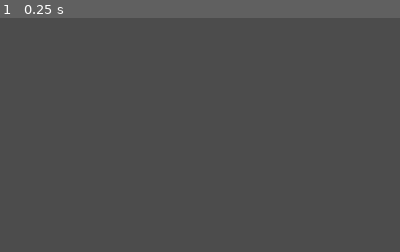
Above: before the commit, frame 1.
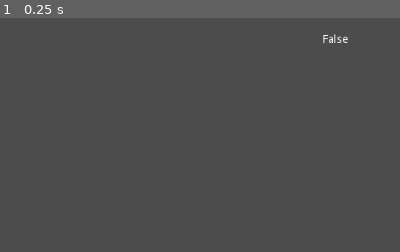
Above: after the commit, the same moment.

Repository: Athakaspen/ResGraph
Game: Godot game, scene res://Scenes/GraphMaker.tscn
Two runs of this game, one before a commit and one after it. Both use one fixed random seed, a clock stepped at 60 frames per second and the inputs below.
Inputs:
- Up to frame 1 (0.25 s): no input
The pictures show only the part of the screen within x 50-100%, y 0-50%; the shares and areas given below are measured in that part.

The runs differ from the first frame. In frame 1, 0.1% of the frame differs, in the area x 80-87%, y 6-11%.

Commit message:
feature complete?

Diff:
--- a/Scenes/Arrow.tscn
+++ b/Scenes/Arrow.tscn
@@ -5,7 +5,7 @@
 [ext_resource path="res://Sprites/ArrowLine-solid.png" type="Texture" id=3]
 [ext_resource path="res://Sprites/ArrowLine-dashed.png" type="Texture" id=4]
 
-[node name="Node2D" type="Node2D"]
+[node name="Arrow" type="Node2D"]
 script = ExtResource( 2 )
 
 [node name="line-dashed" type="Sprite" parent="."]
--- a/Scenes/GraphMaker.tscn
+++ b/Scenes/GraphMaker.tscn
@@ -62,6 +62,21 @@
 margin_bottom = 565.721
 text = "Build Mode: Normal"
 script = ExtResource( 7 )
+__meta__ = {
+"_edit_use_anchors_": false
+}
+
+[node name="loop" type="Label" parent="UI"]
+anchor_top = 1.0
+anchor_bottom = 1.0
+margin_left = 924.785
+margin_top = 21.209
+margin_right = 995.785
+margin_bottom = 52.209
+text = "False"
+__meta__ = {
+"_edit_use_anchors_": false
+}
 
 [node name="ToggleButton" type="Button" parent="UI"]
 margin_left = 844.091
--- a/Scenes/GraphNode.tscn
+++ b/Scenes/GraphNode.tscn
@@ -7,7 +7,7 @@
 [sub_resource type="CircleShape2D" id=1]
 radius = 34.0
 
-[node name="Node2D" type="Node2D"]
+[node name="GraphNode" type="Node2D"]
 script = ExtResource( 2 )
 
 [node name="Area2D" type="Area2D" parent="."]
--- a/Scenes/PanelGrab.gd
+++ b/Scenes/PanelGrab.gd
@@ -12,18 +12,21 @@
 func _ready():
 	pass # Replace with function body.
 
-
+var wait=0
 # Called every frame. 'delta' is the elapsed time since the previous frame.
-#func _process(delta):
-#	pass
+func _process(delta):
+	wait = clamp(wait-1, 0, 100)
 
 
 
 func _on_self_gui_input(event):
-	if Input.is_action_just_pressed("click") and $"/root/Graph".mode=="build_normal":
+	if Input.is_action_just_pressed("click") \
+	and $"/root/Graph".mode=="build_normal"  \
+	and wait == 0:
 		var node = Node_res.instance()
 		node.type = type
 		node.position = get_global_mouse_position()
 		node.selected = true
 		node._on_Area2D_mouse_entered()
 		$"/root/Graph/Nodes".add_child(node)
+		wait=20
--- a/Scenes/ToggleButton.gd
+++ b/Scenes/ToggleButton.gd
@@ -20,8 +20,8 @@
 func _on_ToggleButton_pressed():
 	match($"/root/Graph".mode):
 		"build_normal", "build_arrow":
-			$"/root/Graph".mode="simulate"
+			$"/root/Graph".switch_to_sim()
 			text = "Build"
 		"simulate":
-			$"/root/Graph".mode="build_normal"
+			$"/root/Graph".switch_to_build()
 			text = "Simulate"
--- a/Scripts/Arrow.gd
+++ b/Scripts/Arrow.gd
@@ -34,7 +34,7 @@
 			$"head-in".visible = false
 			$"head-out".visible = true
 			$"head-out".modulate = Color(1,1,1)
-		"allocation":
+		"allocated":
 			line = $"line-solid"
 			$"line-dashed".visible = false
 			$"line-solid".visible = true
@@ -61,7 +61,7 @@
 
 	if is_red:
 		$"line-solid".modulate = Color(1,0,0)
-		$"line-dashed".modulate = Color(1,0,0)
+		#$"line-dashed".modulate = Color(1,0,0)
 		$"head-out".modulate = Color(1,0,0)
 		$"head-in".modulate = Color(1,0,0)
 
--- a/Scripts/GraphMaker.gd
+++ b/Scripts/GraphMaker.gd
@@ -8,12 +8,15 @@
 var arrow_res = preload("res://Scenes/Arrow.tscn")
 
 var ArrowConnections := {}
+# arrow1 : ["node1", "node2", "0", "allowed"]
 
 var making_arrow:=false
 var new_arrow:Node2D
 var new_arrow_origin:String
 
 var mode = "build_normal"
+
+var cur_deadlock_start = "NONE"
 
 # Called when the node enters the scene tree for the first time.
 func _ready():
@@ -48,6 +51,22 @@
 					break
 			destroy_new_arrow()
 
+	if mode=="simulate":
+		if Input.is_action_just_pressed("click"):
+			#print("click")
+			for node in $Nodes.get_children():
+				#print("node")
+				if node.hover==true and node.type=="process":
+					#print("hover")
+					start_new_arrow(node)
+					break
+
+		if Input.is_action_just_released("click"):
+			for node in $Nodes.get_children():
+				if node.hover==true and node.type=="resource":
+					make_request(node)
+					break
+			destroy_new_arrow()
 
 # Called every frame. 'delta' is the elapsed time since the previous frame.
 func _process(delta):
@@ -58,6 +77,14 @@
 		get_node("Arrows/"+arrowName).mode = ArrowConnections[arrowName][3]
 	if mode == "build_normal" and new_arrow != null:
 		destroy_new_arrow()
+
+func switch_to_sim():
+	mode = "simulate"
+
+func switch_to_build():
+	mode = "build_normal"
+	for arrowData in ArrowConnections.values():
+		arrowData[3] = "allowed"
 
 func delete_graph_node(node):
 	var arrows_to_delete = []
@@ -69,6 +96,12 @@
 	for arrowName in arrows_to_delete:
 		ArrowConnections.erase(arrowName)
 	node.queue_free()
+	var loop = false
+	for node in $Nodes.get_children():
+		if find_loop(node.name):
+			loop = true
+	if loop:
+		$UI/loop.text = "TRUE"
 
 func start_new_arrow(node):
 	if making_arrow==false:
@@ -92,6 +125,45 @@
 				break
 		if not dup:
 			ArrowConnections[new_arrow.name] = [new_arrow_origin, node.name, 0, "allowed"]
+			#print("|+|+|+|+|FINDLOOP|+|+|+|+|")
+			find_loop(new_arrow_origin)
+		making_arrow=false
+
+func make_request(node):
+	if making_arrow==true:
+		# check if its allowed
+		var dup=false
+		for arrowData in ArrowConnections.values():
+			if arrowData[0] == new_arrow_origin \
+			and arrowData[1] == node.name:
+				dup=true
+				if arrowData[3]=="allocated" \
+				or arrowData[3]=="request":
+					arrowData[3]="allowed"
+					for arrowData2 in ArrowConnections.values():
+						if arrowData2[3] == "request" \
+						and arrowData2[1] == node.name:
+							arrowData2[3] = "allocated"
+							break
+					update_deadloop(new_arrow_origin)
+					return
+				# check if resource is available
+				var available=true
+				for arrowData2 in ArrowConnections.values():
+					if arrowData2[3] == "allocated" \
+					and arrowData2[1] == node.name:
+						available = false
+				if available:
+					arrowData[3] = "allocated"
+				else:
+					arrowData[3] = "request"
+				break
+		if not dup:
+			print("Not allowed!")
+
+		update_deadloop(new_arrow_origin)
+
+		destroy_new_arrow()
 		making_arrow=false
 
 func destroy_new_arrow():
@@ -99,3 +171,89 @@
 		new_arrow.queue_free()
 	making_arrow=false
 	new_arrow_origin = "NONE"
+
+# returns true or false representing if a loop of arrows exists (ignores type)
+func find_loop(start_node:String, visited:=[]):
+	for arrowData in ArrowConnections.values():
+#		print("Start: "+start_node)
+#		print("Type: "+get_node("Nodes/"+start_node).type)
+#		print(visited)
+#		print(arrowData)
+		var from
+		var to
+		# get the direction to check for a loop
+		if get_node("Nodes/"+start_node).type=="process":
+			from = 0
+			to = 1
+		else:
+			from = 1
+			to = 0
+		if arrowData[from] == start_node \
+		and arrowData[to] in visited \
+		and arrowData[to] != visited[-1]:
+			# found a loop
+			$UI/loop.text = "TRUE"
+			print("LOOP'D")
+			return true
+		if arrowData[from] == start_node \
+		and not arrowData[to] in visited:
+			# recursive call
+			if find_loop(arrowData[to], visited + [start_node]):
+				return true
+	# no loop in all subtrees
+	$UI/loop.text = "FALSE"
+	return false
+
+func update_deadloop(start_node):
+	var deadlock_arrows = []
+	for node in $Nodes.get_children():
+		var deadloop = find_deadlock(node.name)
+		for arrow in deadloop:
+			if not arrow in deadlock_arrows:
+				deadlock_arrows.append(arrow)
+	for arrow in $Arrows.get_children():
+		if arrow.name in deadlock_arrows:
+			arrow.is_red = true
+		else:
+			arrow.is_red = false
+
+# returns a list of arrows representing the deadlock loop,
+# or an empty list if there is no deadlock
+func find_deadlock(start_node:String, visited:=[], arrows:=[]):
+	for arrowName in ArrowConnections:
+#		print("Start: "+start_node)
+#		print("Type: "+get_node("Nodes/"+start_node).type)
+#		print(visited)
+#		print(arrowData)
+		if not (ArrowConnections[arrowName][3] == "allocated" \
+		or ArrowConnections[arrowName][3] == "request"):
+			continue
+		var from
+		var to
+		# get the direction to check for a loop
+		if get_node("Nodes/"+start_node).type=="process":
+			from = 0
+			to = 1
+			if ArrowConnections[arrowName][3] == "allocated":
+				continue
+		else:
+			from = 1
+			to = 0
+			if ArrowConnections[arrowName][3] == "request":
+				continue
+		if ArrowConnections[arrowName][from] == start_node \
+		and ArrowConnections[arrowName][to] in visited \
+		and ArrowConnections[arrowName][to] != visited[-1]:
+			# found a loop
+			#$UI/loop.text = "TRUE"
+			print("LOOP'D")
+			return arrows + [arrowName]
+		if ArrowConnections[arrowName][from] == start_node \
+		and not ArrowConnections[arrowName][to] in visited:
+			# recursive call
+			var recurse = find_deadlock(ArrowConnections[arrowName][to], visited + [start_node], arrows+[arrowName])
+			if len(recurse) > 0:
+				return recurse
+	# no loop in all subtrees
+	#$UI/loop.text = "FALSE"
+	return []
